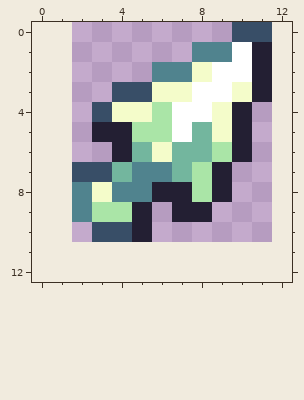
One commit to this pixel-art sprite: Assets/Items/Vitric/GlassArrowhead.png. Above, as it was before the edit.
The file is 20x22 pixels, drawn in blocks of 2x2; one block is one cell here. The old version is drawn lined up with the new one, on the new canvas.
The same view after the edit:
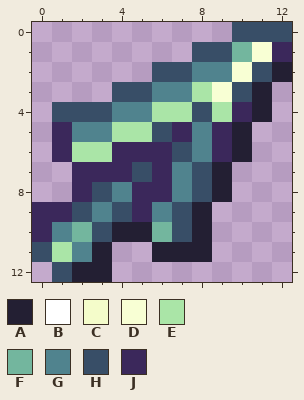
Palette (. is transparent): A #231f33  B #ffffff  C #f4fcca  D #f8ffd4  E #aae5a7  F #73b69e  G #50838e  H #384e67  J #3b285b
Change:
canvas 10x11 -> 13x13, the old top-left corner now at 2,0
@@ x 0..12 @@
- 0 ..........HH.
- 1 ........GGBA.
- 2 ......GGCBBA.
- 3 ....HHCCBBCA.
- 4 ...HCCEBBCA..
- 5 ...AAEEBFCA..
- 6 ....AFCFFEA..
- 7 ..HHFGGFEA...
- 8 ..GCGGAAEA...
- 9 ..GEEA.AA....
-10 ...HHA.......
-11 .............
-12 .............
+ 0 ..........HHH
+ 1 ........HHFDJ
+ 2 ......HHGGDHA
+ 3 ....HHGGEDHA.
+ 4 .HHHGGEEHEJA.
+ 5 .JGGEEHJGJA..
+ 6 .JEEJJJHGJA..
+ 7 ..JJJHJGHA...
+ 8 ..JHGJJGHA...
+ 9 JJHGHJGHA....
+10 JGFHAAFHA....
+11 HEGA..AAA....
+12 .HAA.........
